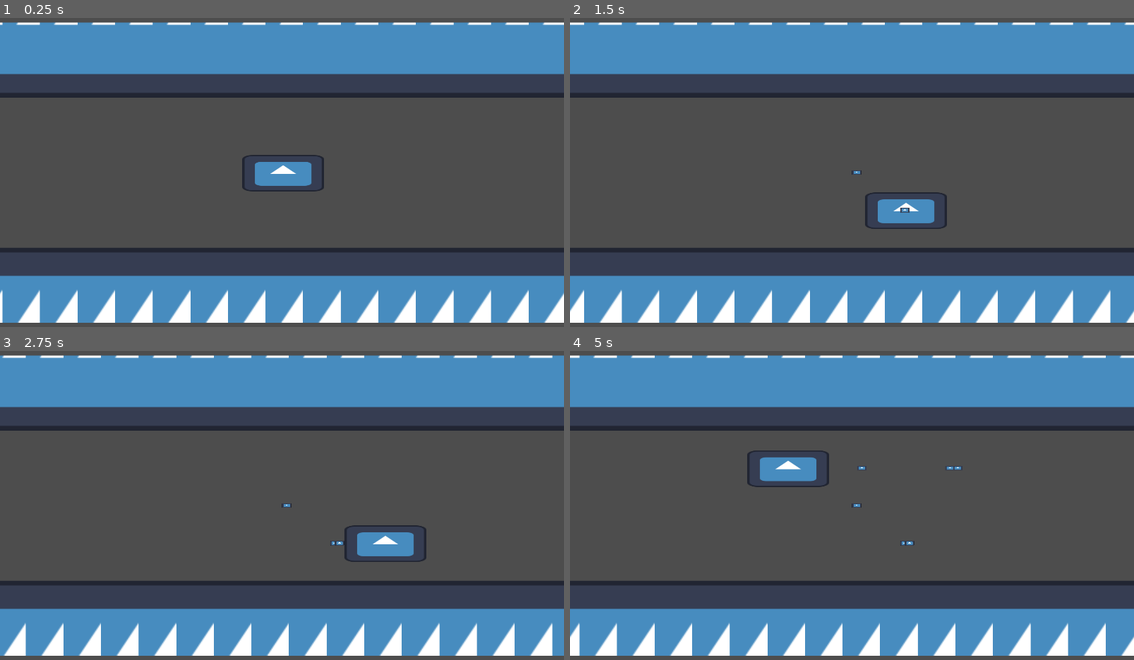
Above: before the commit, frames 1-4 (two rows, left to right).
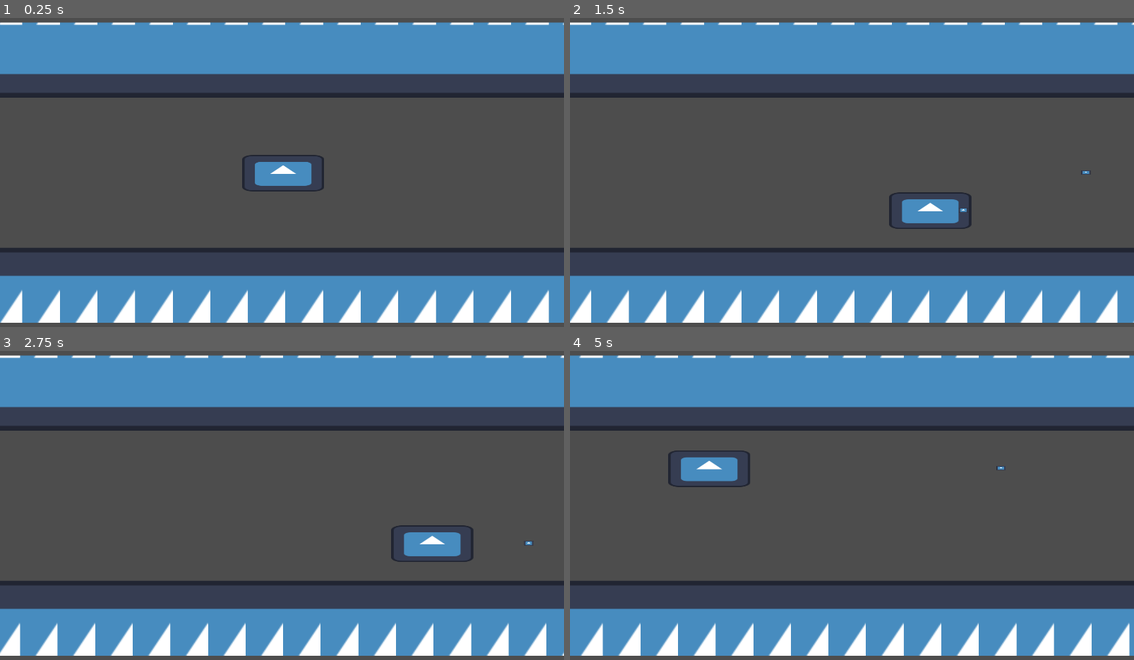
Above: after the commit, the same moments.

Repository: LuisGarrillo/frame-breakers
Game: Godot game, scene res://scenes/level/level.tscn
Two runs of this game, one before a commit and one after it. Both use one fixed random seed, a clock stepped at 60 frames per second and the inputs below. The engine's default icon, where the game draws it, is replaced by a stand-in: a white triangle on a blue panel in a dark square.
Inputs:
- Up to frame 1 (0.25 s): no input
- Up to frame 2 (1.5 s): hold Right (right) 0.53-1.28 s; tap Space (Attack) at 0.6, 1.35 s; hold Down (down) from 1.28 s (still down)
- Up to frame 3 (2.75 s): release Down (down) at 2.03 s; hold Right (right) from 2.03 s (still down); tap Space (Attack) at 2.1 s
- Up to frame 4 (5 s): release Right (right) at 2.78 s; hold Up (up) 2.78-3.53 s; tap Space (Attack) at 2.85, 3.6, 4.35 s; hold Left (left) from 3.53 s (still down)

The runs differ from the first frame. In frame 1, 7.2% of the frame differs, in the area x 0-100%, y 1-99%; in frame 2, 5.3%; in frame 3, 5.4%; in frame 4, 8.7%.
Error before the commit: Trying to assign value of type 'int' to a variable of type 'String'. (res://scripts/level/projectile.gd:17)

Commit message:
Implement enemy generation

Diff:
--- a/frame-breakers/scenes/level/level.tscn
+++ b/frame-breakers/scenes/level/level.tscn
@@ -8,7 +8,7 @@
 
 [node name="Level" type="Node2D"]
 script = ExtResource("1_nbgty")
-time_ratio = 5
+time_ratio = 10
 
 [node name="WallsHolderA" type="Node2D" parent="." node_paths=PackedStringArray("wallA", "wallB")]
 position = Vector2(0, 64)
@@ -46,4 +46,9 @@
 
 [node name="ProjectilesHolder" type="Node2D" parent="."]
 
+[node name="EnemyGeneration" type="Timer" parent="."]
+wait_time = 5.0
+autostart = true
+
 [connection signal="add_projectile" from="Player" to="." method="_on_player_add_projectile"]
+[connection signal="timeout" from="EnemyGeneration" to="." method="_on_enemy_generation_timeout"]
--- a/frame-breakers/scripts/global.gd
+++ b/frame-breakers/scripts/global.gd
@@ -1,7 +1,7 @@
 extends Node
 
 var carril_size := 32
-var speed := 100
+var speed := 175
 
 var scren_height : int = 270
 var screen_width : int = 480
--- a/frame-breakers/scripts/level/level.gd
+++ b/frame-breakers/scripts/level/level.gd
@@ -6,15 +6,33 @@
 @onready var hazard_holder: Node2D = $HazardHolder
 @onready var enemies_holder: Node2D = $EnemiesHolder
 @onready var walls_holder: Node2D = $WallsHolderA
+@onready var enemy_generation: Timer = $EnemyGeneration
 
 @export var time_ratio : int = 30
 @export var speed_change_ratio : float = 1.2
+
 var frame_accumulator : float = 0
 var accumulator := 0
+var increment : int
+var carrils = [0, 1 ,2]
+var kill_count : int = 0
+@export var enemy_wait_shoot_decreaser : float = 0.25
+@export var enemy_wait_shoot : float = 1
+
+var carril_map : Dictionary[int, Vector2] = {
+	0: Vector2(Global.screen_width / 2, -32),
+	1: Vector2(Global.screen_width / 2, 0),
+	2: Vector2(Global.screen_width / 2, 32),
+}
 
 const PLAYER_PROJECTILE = preload("res://scenes/level/projectiles/player_projectile.tscn")
+const ENEMY_PROJECTILE = preload("res://scenes/level/projectiles/enemy_projectile.tscn")
+const ENEMY = preload("res://scenes/level/enemy.tscn")
 
 func _physics_process(delta: float) -> void:
+	if increment == 5:
+		return
+
 	frame_accumulator += delta
 	if frame_accumulator > 1:
 		frame_accumulator = 0
@@ -22,10 +40,51 @@
 
 	if accumulator == time_ratio:
 		accumulator = 0
+		increment += 1
+		check_increment()
 		Global.speed *= speed_change_ratio
+
+func check_increment() -> void:
+	if increment == 2:
+		enemy_generation.wait_time = 3.5
+	elif increment == 3:
+		enemy_generation.wait_time = 1.5
+		enemy_wait_shoot -= enemy_wait_shoot_decreaser
+	elif increment == 5:
+		enemy_generation.wait_time = 0.9
+		enemy_wait_shoot -= enemy_wait_shoot_decreaser
+
+func generate_enemy():
+	if not carrils:
+		return
+
+	var new_enemy : Enemy = ENEMY.instantiate()
+	var index = randi_range(0, len(carrils) - 1)
+	var carril = carrils.pop_at(index)
+
+	new_enemy.carril = carril
+	new_enemy.shoot_cooldown = enemy_wait_shoot
+	enemies_holder.add_child(new_enemy)
+	new_enemy.position = carril_map[carril]
+	new_enemy.shoot.connect(add_enemy_projectile)
+	new_enemy.death.connect(enemy_death)
+
+func enemy_death(carril):
+	carrils.append(carril)
+	kill_count += 1
+
+func add_enemy_projectile(carril) -> void:
+	var new_projectile = ENEMY_PROJECTILE.instantiate()
+	projectiles_holder.add_child(new_projectile)
+	new_projectile.position = Vector2((Global.screen_width / 2) - 48, carril_map[carril].y)
+	new_projectile.set_up(-1, "Enemy")
 
 func _on_player_add_projectile() -> void:
 	var new_projectile = PLAYER_PROJECTILE.instantiate()
 	projectiles_holder.add_child(new_projectile)
 	new_projectile.position = player.position
-	new_projectile.set_up("Ally", 1)
+	new_projectile.set_up(1, "Ally")
+
+
+func _on_enemy_generation_timeout() -> void:
+	generate_enemy()
